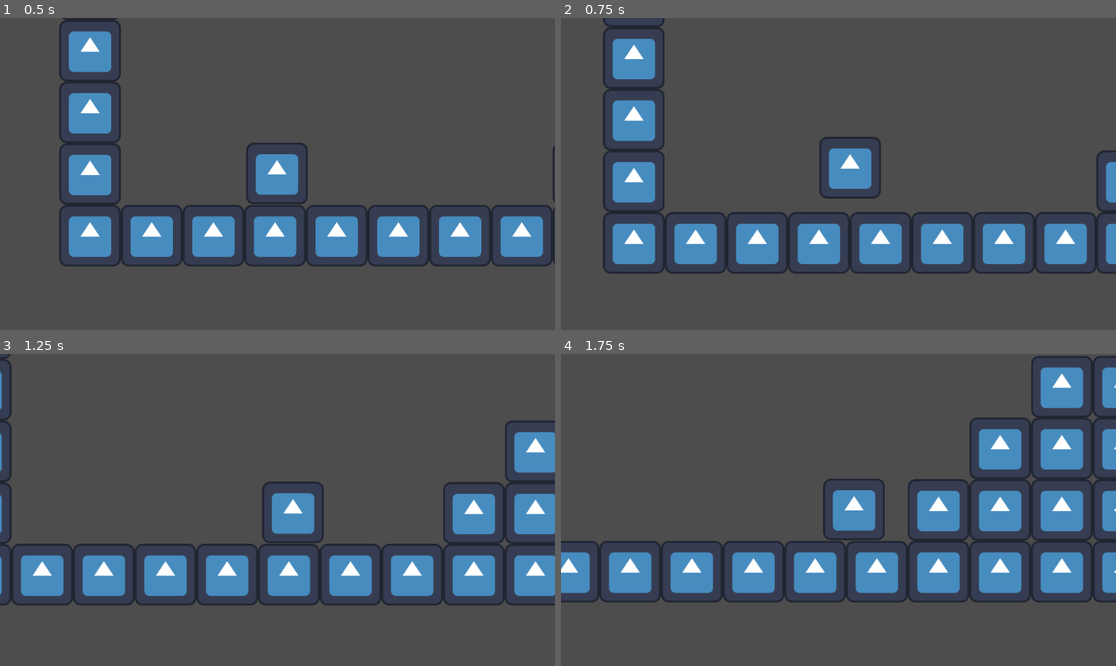
Above: before the commit, frames 1-4 (two rows, left to right).
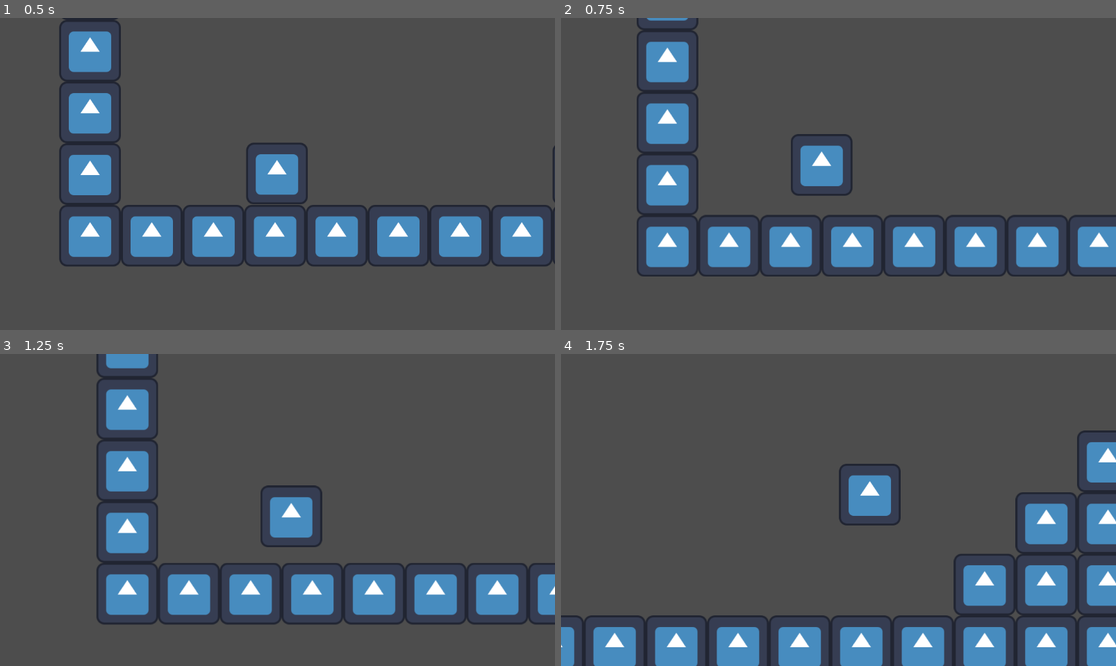
Above: after the commit, the same moments.

Repository: PL00T00/Jumping-The-Gun
Game: Godot game, scene res://node.tscn
Same seed, same stepped clock (60 frames per second), same inputs: the game is played once before the commit and once after it. The project has no main scene, so this scene is started directly. The engine's default icon, where the game draws it, is replaced by a stand-in: a white triangle on a blue panel in a dark square.
Inputs (mouse positions are in pixels of both pictures, inside the frame that each line leads up to):
- Up to frame 1 (0.5 s): no input
- Up to frame 2 (0.75 s): move the mouse to (960, 158) at 0.52 s; hold D (Right) from 0.53 s (still down); click (960, 158) at 0.6 s
- Up to frame 3 (1.25 s): keep holding D (Right)
- Up to frame 4 (1.75 s): keep holding D (Right); move the mouse to (727, 525) at 1.27 s; click (727, 525) at 1.35 s

Frame 1 is identical in both runs. In frame 2, 20% of the frame differs, in the area x 7-100%, y 0-83%; in frame 3, 24%; in frame 4, 34%, in the area x 0-100%, y 0-100%.

Commit message:
reworked movement
Completely reworked movement to make it feel a shittt ton better and less clanky

Diff:
--- a/player.gd
+++ b/player.gd
@@ -1,10 +1,14 @@
 extends CharacterBody2D
 
-const SPEED = 400.0
-const SHOOT_FORCE = -800.0
+const SPEED = 500.0
+const GROUND_ACCELERATION = 4000.0
+const AIR_ACCELERATION = 2000.0
+const FRICTION = 35000.0
 
-var can_shoot: bool = true
-var is_recoiling: bool = false
+const SHOOT_FORCE = 1100.0
+const RELOAD_TIME = 0.35
+
+var can_shoot = true
 
 func _physics_process(delta: float) -> void:
 
@@ -12,21 +16,32 @@
 		velocity += get_gravity() * delta
 
 	var direction := Input.get_axis("Left", "Right")
-	if direction:
-		velocity.x = direction * SPEED
-	else:
-		if not is_recoiling:
-			velocity.x = move_toward(velocity.x, 0, 20)
+
+	if direction != 0:
+		var accelerartion = GROUND_ACCELERATION if is_on_floor() else AIR_ACCELERATION
+		velocity.x = move_toward(
+			velocity.x,
+			direction * SPEED,
+			accelerartion * delta
+		)
+	elif is_on_floor():
+		velocity.x = move_toward(
+			velocity.x,
+			0,
+			FRICTION * delta
+		)
+
 	if Input.is_action_just_pressed("Shoot1") and can_shoot:
 		shoot()
 	move_and_slide()
 
 func shoot():
-	var shoot_direction = global_position.direction_to(get_global_mouse_position())
-	velocity = shoot_direction * SHOOT_FORCE
+	var shoot_direction = global_position.direction_to(
+		get_global_mouse_position()
+	)
+
+	velocity -= shoot_direction * SHOOT_FORCE
 	can_shoot = false
-	is_recoiling = true
-	await get_tree().create_timer(0.5).timeout
-	is_recoiling = false
-	await get_tree().create_timer(0.85).timeout
+
+	await get_tree().create_timer(RELOAD_TIME).timeout
 	can_shoot = true
